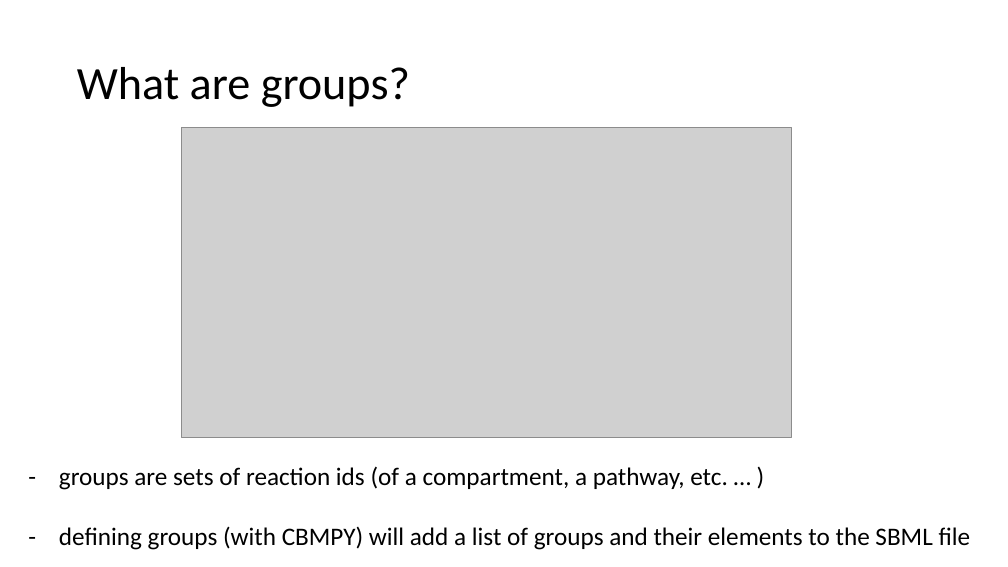
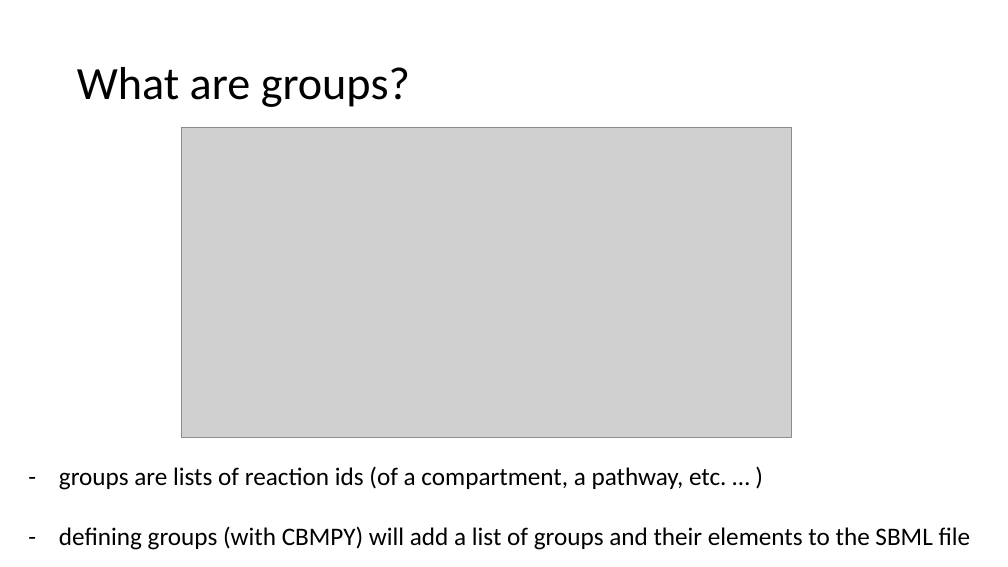
Before and after one commit to cnapy-org/metabolic-pathway-maps, a slide deck: slide 11 of Nicolas/Reports/LabR1_cbmviz_final.pptx. Drawn at 1008x567 pixels with LibreOffice and Linux fonts; fonts in the diff are those of the drawing; grey boxes stand for pictures. Boxes give left, top, right and bottom in pixels: in the first picture for what was removed or moved away, otherwise in the second. Text is boxed around its words. In the diff, an @@ line names an element or a change of style, - is before the commit and + after.

```diff
--- a/Nicolas/Reports/LabR1_cbmviz_final.pptx
+++ b/Nicolas/Reports/LabR1_cbmviz_final.pptx
@@ text at bbox=[59, 466, 727, 490]: text changed @@
-- groups are sets of reaction ids (of a compartment, a pathway, etc. … )
+- groups are lists of reaction ids (of a compartment, a pathway, etc. … )
```
Also in this commit, not shown: 5 other slides changed, 2 slides added, 1 slide removed, 9 other files.
